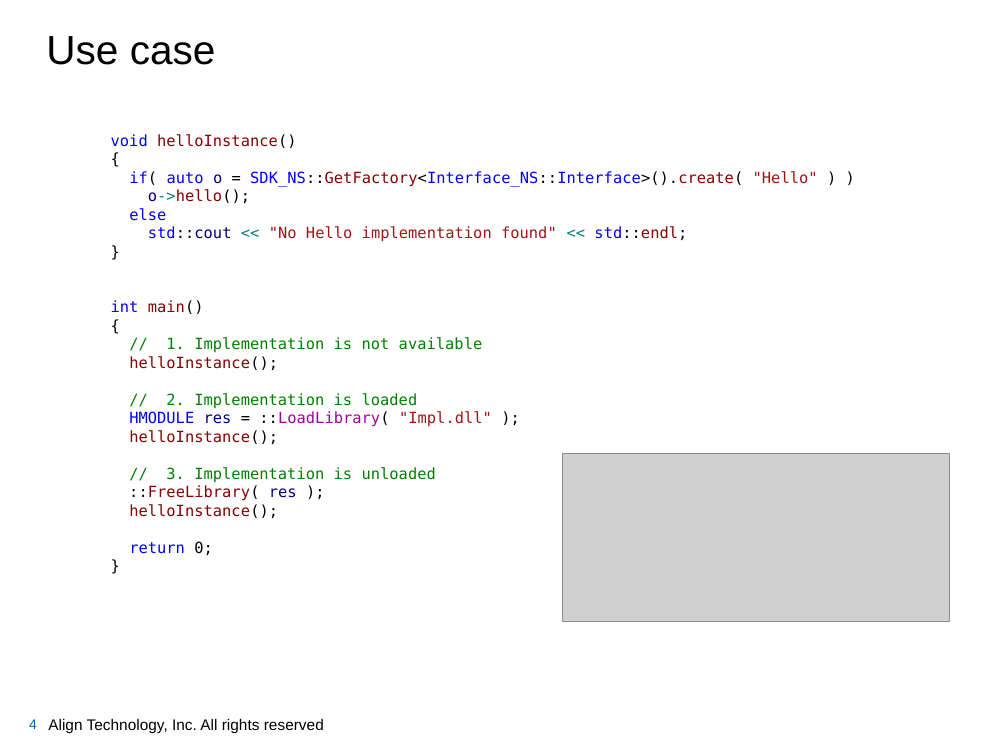
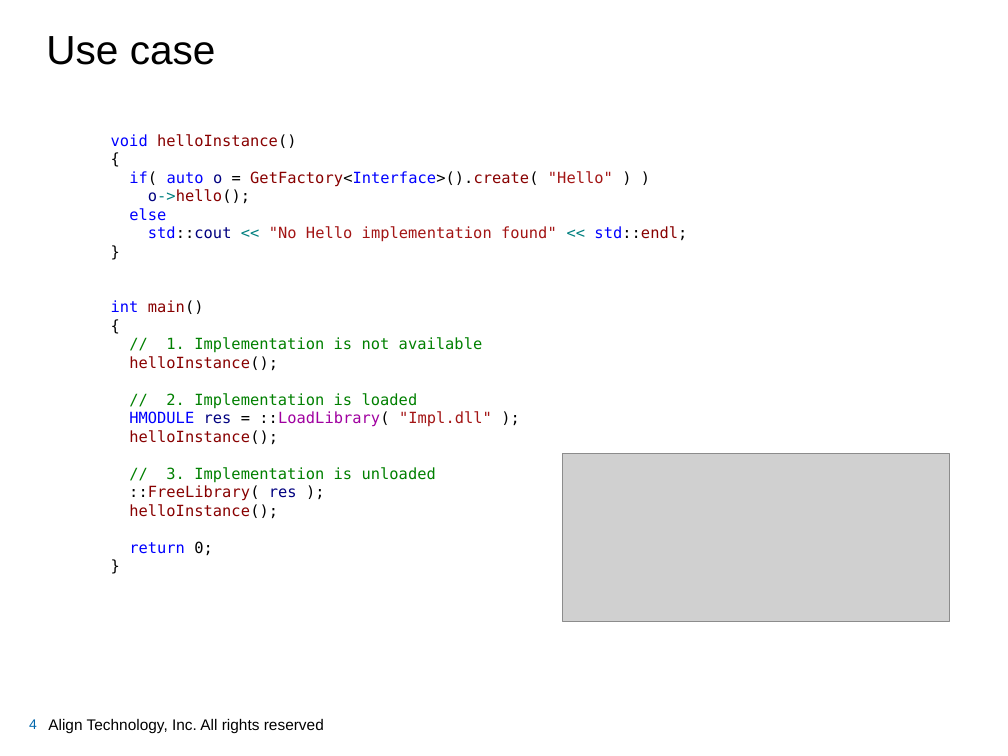
Before and after one commit to garlyon/MeetUp, a slide deck: slide 4 of Factory/Factory.pptx. Drawn at 1008x756 pixels with LibreOffice and Linux fonts; fonts in the diff are those of the drawing; grey boxes stand for pictures; background and template pictures are left out. Boxes give left, top, right and bottom in pixels: in the first picture for what was removed or moved away, otherwise in the second. Text is boxed around its words. In the diff, an @@ line names an element or a change of style, - is before the commit and + after.

```diff
--- a/Factory/Factory.pptx
+++ b/Factory/Factory.pptx
@@ text at (x1=129, y1=171, x2=613, y2=187): text changed; text colour #0000FF to #880000 @@
-if( auto o = SDK_NS::GetFactory<Interface_NS::Interface>().create( "Hello" ) )
+if( auto o = GetFactory<Interface>().create( "Hello" ) )
```
Also in this commit, not shown: 5 other slides changed.
